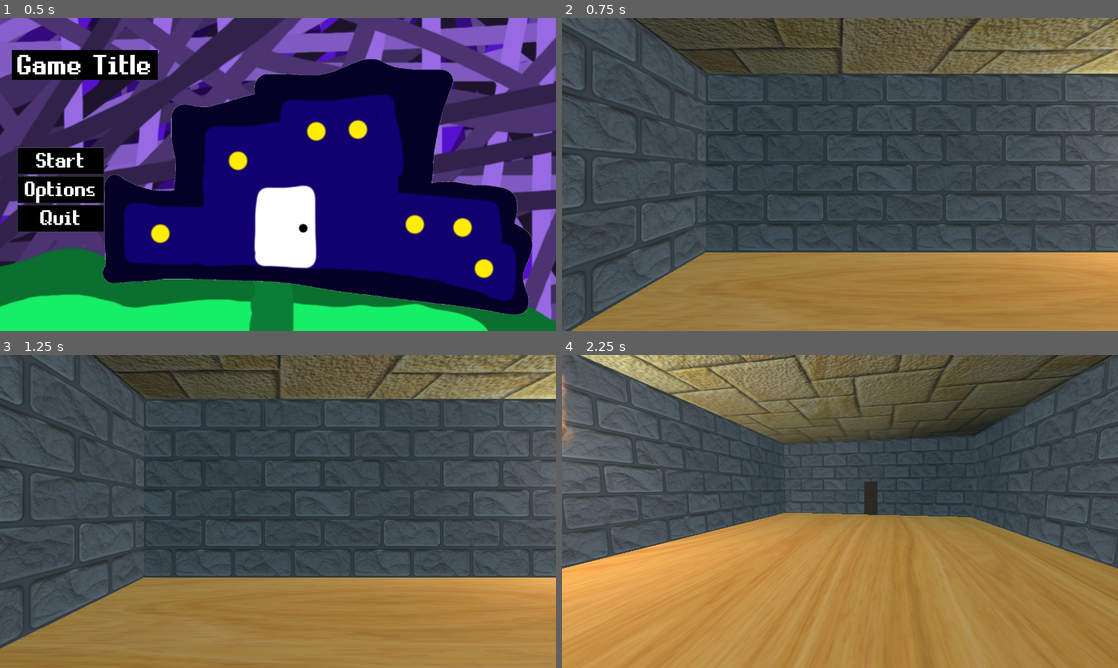
Above: before the commit, frames 1-4 (two rows, left to right).
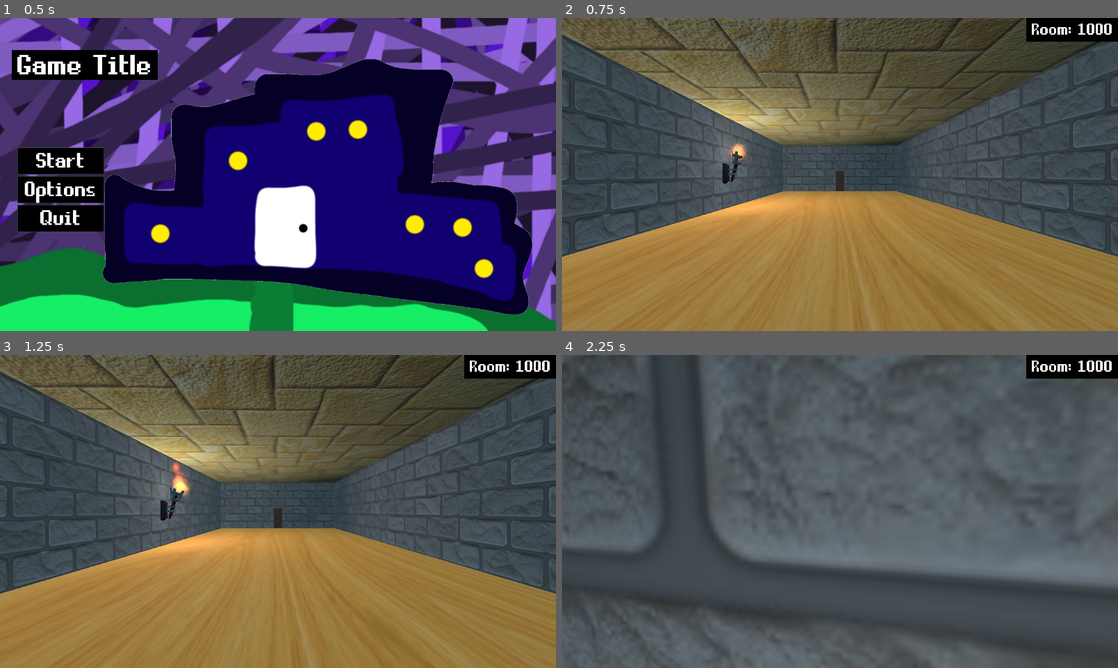
Above: after the commit, the same moments.

Repository: Yeti-Owner/1000-Rooms
Game: Godot game, scene res://scenes/StartMenu.tscn
Two runs of this game, one before a commit and one after it. Both use one fixed random seed, a clock stepped at 60 frames per second and the inputs below.
Inputs (mouse positions are in pixels of both pictures, inside the frame that each line leads up to):
- Up to frame 1 (0.5 s): no input
- Up to frame 2 (0.75 s): click "Start" at 0.5 s
- Up to frame 3 (1.25 s): no input
- Up to frame 4 (2.25 s): move the mouse to (867, 511) at 1.27 s; hold W (up) from 1.28 s (still down); tap Space (jump) at 1.52 s; move the mouse to (812, 511) at 2.02 s

Frame 1 is identical in both runs. In frame 2, 49% of the frame differs, in the area x 0-100%, y 0-100%; in frame 3, 46%; in frame 4, 76%.

Commit message:
minor changes
nothing important

Diff:
--- a/scenes/UI/GUI.tscn
+++ b/scenes/UI/GUI.tscn
@@ -1,11 +1,16 @@
-[gd_scene load_steps=5 format=2]
+[gd_scene load_steps=7 format=2]
 
 [ext_resource path="res://scenes/UI/PauseMenu.tscn" type="PackedScene" id=1]
 [ext_resource path="res://assets/theme/MinimalUI/EquipmentPro.ttf" type="DynamicFontData" id=2]
 [ext_resource path="res://scenes/UI/GUI.gd" type="Script" id=3]
+[ext_resource path="res://assets/theme/MinimalUI/MinimalUI.tres" type="Theme" id=4]
 
 [sub_resource type="DynamicFont" id=1]
 size = 40
+font_data = ExtResource( 2 )
+
+[sub_resource type="DynamicFont" id=2]
+size = 45
 font_data = ExtResource( 2 )
 
 [node name="GUI" type="CanvasLayer"]
@@ -16,21 +21,49 @@
 visible = false
 
 [node name="MarginContainer" type="MarginContainer" parent="."]
-margin_right = 40.0
-margin_bottom = 40.0
-custom_constants/margin_top = 25
-custom_constants/margin_left = 25
+anchor_left = 1.0
+anchor_right = 1.0
+margin_left = -139.0
+margin_bottom = 120.0
+custom_constants/margin_right = 70
+custom_constants/margin_top = 40
 __meta__ = {
 "_edit_use_anchors_": false
 }
 
 [node name="FpsCounter" type="Label" parent="MarginContainer"]
-margin_left = 25.0
-margin_top = 25.0
-margin_right = 94.0
-margin_bottom = 65.0
+margin_top = 60.0
+margin_right = 69.0
+margin_bottom = 100.0
 custom_fonts/font = SubResource( 1 )
 text = "Fps: "
 __meta__ = {
 "_edit_use_anchors_": false
 }
+
+[node name="RoomNumHolder" type="ColorRect" parent="."]
+anchor_left = 1.0
+anchor_right = 1.0
+margin_left = -211.0
+margin_bottom = 54.0
+theme = ExtResource( 4 )
+color = Color( 0, 0, 0, 1 )
+__meta__ = {
+"_edit_use_anchors_": false
+}
+
+[node name="CenterContainer" type="CenterContainer" parent="RoomNumHolder"]
+anchor_right = 1.0
+anchor_bottom = 1.0
+__meta__ = {
+"_edit_use_anchors_": false
+}
+
+[node name="RoomNum" type="Label" parent="RoomNumHolder/CenterContainer"]
+margin_left = 12.0
+margin_top = 4.0
+margin_right = 199.0
+margin_bottom = 50.0
+custom_fonts/font = SubResource( 2 )
+text = "Room: 1000"
+align = 1
--- a/scenes/world.tscn
+++ b/scenes/world.tscn
@@ -9,6 +9,8 @@
 [ext_resource path="res://scenes/objects/roofs/Roof.tscn" type="PackedScene" id=8]
 
 [node name="world" type="Spatial"]
+
+[node name="GUI" parent="." instance=ExtResource( 5 )]
 
 [node name="walls" type="Spatial" parent="."]
 
@@ -61,12 +63,13 @@
 transform = Transform( 6.28829e-06, 0, 0.01, 0, 2, 0, -2, 0, 3.1403e-08, -15, 2, 4 )
 
 [node name="Player" parent="." instance=ExtResource( 3 )]
-transform = Transform( 0.6, 0, 0, 0, 0.6, 0, 0, 0, 0.6, -12, 1.65373, 0 )
+transform = Transform( -1.88589e-06, 0, -0.6, 0, 0.6, 0, 0.6, 0, -1.88589e-06, -14.5, 1, 0 )
 
 [node name="Door2" parent="." instance=ExtResource( 4 )]
 transform = Transform( 0.9, 0, 0, 0, 0.9, 0, 0, 0, 0.9, 5, 0, 0 )
 
-[node name="GUI" parent="." instance=ExtResource( 5 )]
+[node name="Door3" parent="." instance=ExtResource( 4 )]
+transform = Transform( 0.9, 0, 0, 0, 0.9, 0, 0, 0, 0.9, -15, 0, 0 )
 
 [node name="Roof" parent="." instance=ExtResource( 8 )]
 transform = Transform( -1, 8.74228e-08, 0, -8.74228e-08, -1, 0, 0, 0, 1, 0, 3.999, 0 )
Binary file added: assets/textures/crosshair.png
Not shown, added: assets/textures/crosshair.png.import
